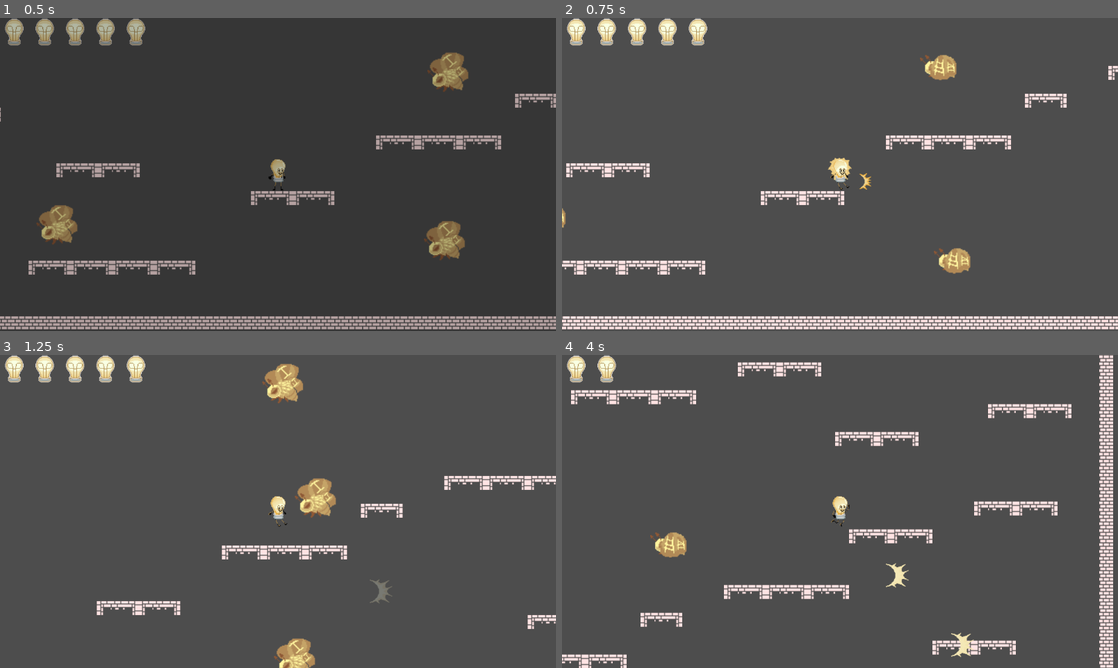
Above: before the commit, frames 1-4 (two rows, left to right).
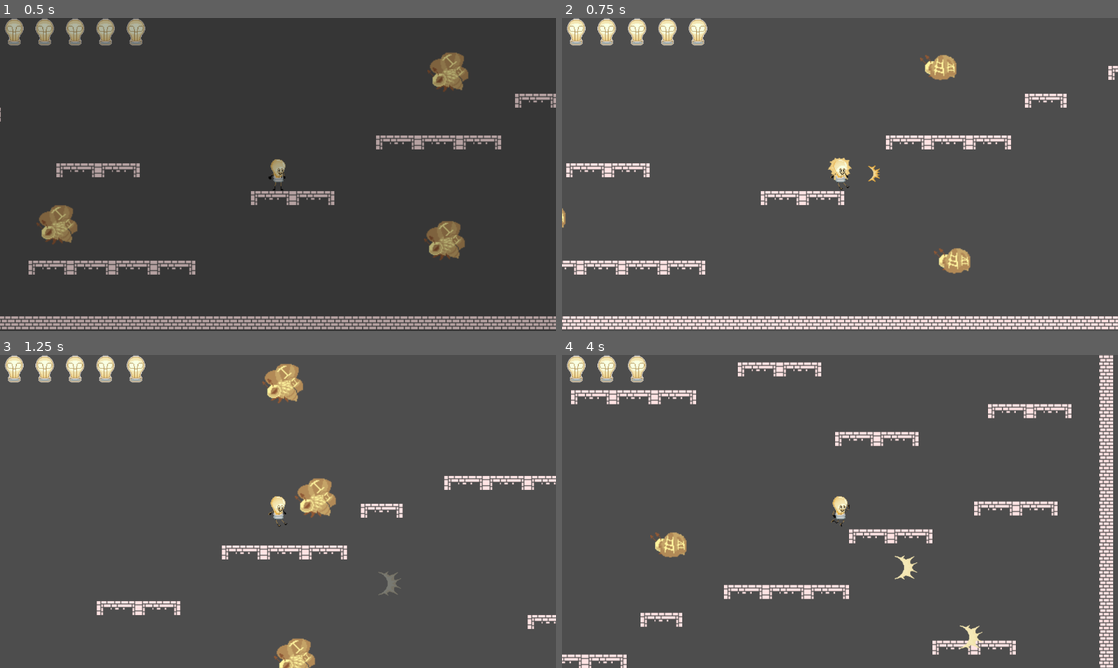
Above: after the commit, the same moments.

Repository: EXLAIZOR/tick-times
Game: Godot game, scene res://Scenes/level1.tscn
The game is run twice, just before and just after one commit, with the same random seed, the same clock (stepped at 60 frames per second) and the same inputs.
Inputs (mouse positions are in pixels of both pictures, inside the frame that each line leads up to):
- Up to frame 1 (0.5 s): no input
- Up to frame 2 (0.75 s): move the mouse to (962, 158) at 0.52 s; hold D (MoveRight) from 0.53 s (still down); click (962, 158) at 0.6 s
- Up to frame 3 (1.25 s): keep holding D (MoveRight); tap W (Jump) at 0.77 s
- Up to frame 4 (4 s): move the mouse to (728, 527) at 1.27 s; click (728, 527) at 1.35 s; tap W (Jump) at 1.52, 3.02, 3.77 s; move the mouse to (895, 442) at 2.02 s; release D (MoveRight) at 2.03 s; hold A (MoveLeft) 2.03-2.78 s; click (895, 442) at 2.1 s; move the mouse to (812, 574) at 2.77 s; hold D (MoveRight) from 2.78 s (still down); click (812, 574) at 2.85 s; move the mouse to (1006, 558) at 3.52 s; click (1006, 558) at 3.6 s

Frame 1 is identical in both runs. In frame 2, 0.1% of the frame differs, in the area x 53-58%, y 47-55%; in frame 3, 0.2%; in frame 4, 0.7%, in the area x 11-76%, y 0-97%.

Commit message:
Killinh
Enemiers kinda

Diff:
--- /dev/null
+++ b/area_2d_bullet.gd
@@ -0,0 +1,7 @@
+extends Area2D
+
+
+func _on_area_entered(area: Area2D) -> void:
+	area.queue_free()
+	queue_free()
+	print("Killed")
--- a/bullet.tscn
+++ b/bullet.tscn
@@ -1,17 +1,10 @@
 [gd_scene format=3 uid="uid://dq3kvpui6p77j"]
 
 [ext_resource type="Script" uid="uid://b03glrcdskqf8" path="res://bullet.gd" id="1_2b2rl"]
-[ext_resource type="Script" uid="uid://d3lekxp3p1unq" path="res://attack_component.gd" id="1_t4vbm"]
-[ext_resource type="Script" uid="uid://br1ka662muyfh" path="res://attack.gd" id="2_2b2rl"]
+[ext_resource type="Script" uid="uid://cec33ypccibdh" path="res://area_2d_bullet.gd" id="2_t4vbm"]
 [ext_resource type="Texture2D" uid="uid://cshyvvqpfgwxr" path="res://assets/images/bulb_attack.png" id="4_b7duk"]
 
-[sub_resource type="Resource" id="Resource_o3xhx"]
-script = ExtResource("2_2b2rl")
-damage = 1
-metadata/_custom_type_script = "uid://br1ka662muyfh"
-
-[sub_resource type="RectangleShape2D" id="RectangleShape2D_e1x5f"]
-size = Vector2(32, 28)
+[sub_resource type="RectangleShape2D" id="RectangleShape2D_y1p4y"]
 
 [sub_resource type="AtlasTexture" id="AtlasTexture_t2bd8"]
 atlas = ExtResource("4_b7duk")
@@ -87,18 +80,16 @@
 [node name="Bullet" type="Node2D" unique_id=963133311]
 script = ExtResource("1_2b2rl")
 
-[node name="AttackComponent" type="Area2D" parent="." unique_id=1922267179]
-collision_layer = 255
-collision_mask = 255
-script = ExtResource("1_t4vbm")
-attack = SubResource("Resource_o3xhx")
-metadata/_custom_type_script = "uid://d3lekxp3p1unq"
+[node name="Area2D" type="Area2D" parent="." unique_id=66189427]
+collision_mask = 4
+script = ExtResource("2_t4vbm")
 
-[node name="CollisionShape2D" type="CollisionShape2D" parent="AttackComponent" unique_id=33913304]
-position = Vector2(-8, 6)
-shape = SubResource("RectangleShape2D_e1x5f")
+[node name="CollisionShape2D" type="CollisionShape2D" parent="Area2D" unique_id=1994530476]
+shape = SubResource("RectangleShape2D_y1p4y")
 
 [node name="AnimatedSprite2D" type="AnimatedSprite2D" parent="." unique_id=833511431]
-position = Vector2(-9, 8)
+position = Vector2(1, -1)
 scale = Vector2(0.6666667, 0.5833334)
 sprite_frames = SubResource("SpriteFrames_pc336")
+
+[connection signal="area_entered" from="Area2D" to="Area2D" method="_on_area_entered"]
--- a/enemy.tscn
+++ b/enemy.tscn
@@ -93,3 +93,5 @@
 
 [node name="AnimatedSprite2D" type="AnimatedSprite2D" parent="." unique_id=817811609]
 sprite_frames = SubResource("SpriteFrames_pc336")
+
+[connection signal="area_entered" from="CollisionShape2D/Area2D/AttackComponents" to="." method="_on_attack_components_area_entered"]
Not shown, changed: Assets/Images/Player/pngtree-retro-light-bulb-png-image_13326821.png.import
Not shown, changed: Assets/music/GJ Boss Fight.mp3.import
Not shown, changed: Assets/music/Soundtracks 1.mp3.import
Not shown, changed: Assets/music/Soundtracks 2.mp3.import
Not shown, added: area_2d_bullet.gd.uid
Not shown, changed: assets/images/Tilemap/LittleJumper1bitAssets/Tileset/1bitfull_tileset.png.import
Not shown, changed: assets/images/buge.png.import
Not shown, changed: assets/images/bulb.png.import
Not shown, changed: assets/images/bulb_attack.png.import
Not shown, changed: assets/images/hp.png.import
Not shown, changed: assets/images/timelord.png.import
